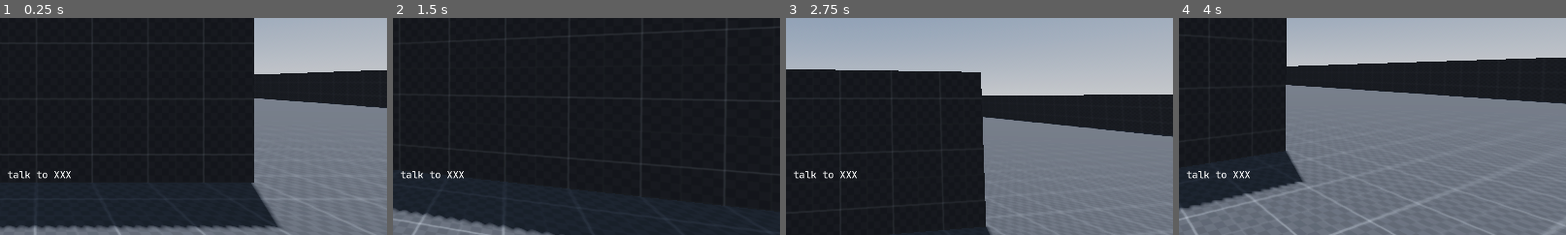
Above: before the commit, frames 1-4 (left to right).
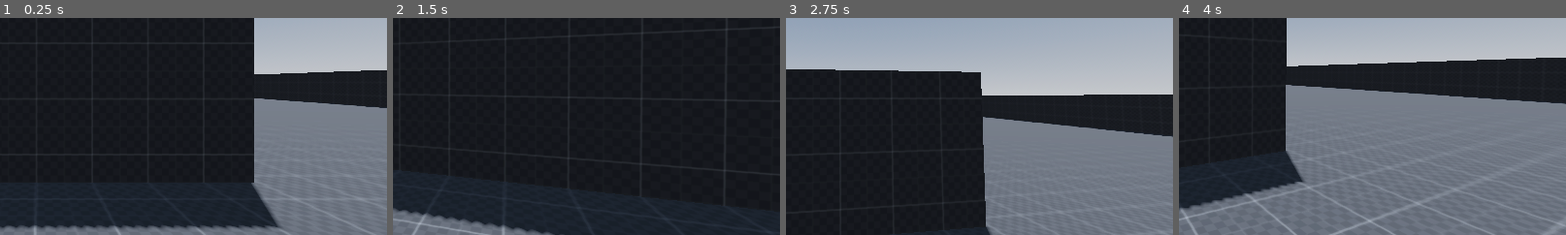
Above: after the commit, the same moments.

Repository: Zhiyi-Yang-YU/Outside-Skyline-AlphaTest
Game: Godot game, scene res://OutsideSkyline_Alpha/Scene/Level/Level_0.tscn
Two runs of this game, one before a commit and one after it. Both use one fixed random seed, a clock stepped at 60 frames per second and the inputs below.
Inputs (mouse positions are % of the whole screen's width and height, from its top left):
- Up to frame 1 (0.25 s): no input
- Up to frame 2 (1.5 s): move the mouse to (55, 50) at 0.52 s; tap Enter at 1.25 s; move the mouse to (45, 50) at 1.27 s
- Up to frame 3 (2.75 s): tap Space at 2 s; move the mouse to (52, 48) at 2.02 s
- Up to frame 4 (4 s): move the mouse to (49, 52) at 2.77 s; tap Enter at 3.5 s; move the mouse to (57, 51) at 3.52 s
The pictures show only the part of the screen within x 45-95%, y 35-85%; the shares and areas given below are measured in that part.

The runs differ from the first frame. In frame 1, 0.2% of the frame differs, in the area x 2-19%, y 70-75%; in frame 2, 0.2%; in frame 3, 0.2%; in frame 4, 0.2%.

Commit message:
显示和NPC交互（还不能交互只显示）

Diff:
--- a/OutsideSkyline_Alpha/Scene/Level/Level_0.tscn
+++ b/OutsideSkyline_Alpha/Scene/Level/Level_0.tscn
@@ -12,11 +12,11 @@
 
 [sub_resource type="LabelSettings" id="LabelSettings_2r3r2"]
 font = ExtResource("6_d8lwe")
-font_size = 40
+font_size = 72
 
 [sub_resource type="LabelSettings" id="LabelSettings_d2lrq"]
 font = ExtResource("7_rodwu")
-font_size = 24
+font_size = 60
 
 [sub_resource type="ProceduralSkyMaterial" id="ProceduralSkyMaterial_jnkxl"]
 sky_horizon_color = Color(0.64625, 0.65575, 0.67075, 1)
@@ -45,7 +45,7 @@
 [node name="Player" parent="." instance=ExtResource("5_gsoxp")]
 transform = Transform3D(1, 0, 0, 0, 1, 0, 0, 0, 1, 0, 0, 20)
 
-[node name="UI" type="Node3D" parent="."]
+[node name="UI" type="Node3D" parent="." groups=["UI"]]
 script = ExtResource("5_p43ex")
 
 [node name="Control_Game" type="Control" parent="UI"]
@@ -140,7 +140,6 @@
 vertical_alignment = 1
 
 [node name="GameOption" type="VBoxContainer" parent="UI/Control_Game"]
-visible = false
 layout_mode = 1
 anchors_preset = 8
 anchor_left = 0.5
@@ -180,7 +179,7 @@
 grow_vertical = 2
 mouse_filter = 2
 
-[node name="HBoxContainer" type="HBoxContainer" parent="UI/Control_GamePlayUI"]
+[node name="InteractTargetInfo" type="HBoxContainer" parent="UI/Control_GamePlayUI"]
 layout_mode = 1
 anchors_preset = 8
 anchor_left = 0.5
@@ -195,7 +194,7 @@
 grow_vertical = 2
 alignment = 1
 
-[node name="Label" type="Label" parent="UI/Control_GamePlayUI/HBoxContainer"]
+[node name="InteractTargetInfoLabel" type="Label" parent="UI/Control_GamePlayUI/InteractTargetInfo"]
 layout_mode = 2
 text = "talk to XXX"
 label_settings = SubResource("LabelSettings_d2lrq")
--- a/OutsideSkyline_Alpha/Script/NPC.gd
+++ b/OutsideSkyline_Alpha/Script/NPC.gd
@@ -4,7 +4,8 @@
 var canInteractNow: bool = false
 
 @export var npcName: String = "default NPC Name"
-@export var npcInteractInfo: Label
+var ui: Node3D
+var ui_npcInteractInfo: Label
 var canInteractLabel: String = "Press 'E' to interact with XXX"
 var canNOTInteractLabel: String = "cannot talk to XXX"
 
@@ -17,6 +18,7 @@
 
 func _ready() -> void:
 	_findPlayer()
+	_findUI()
 
 
 func _process(delta: float) -> void:
@@ -33,7 +35,20 @@
 		player = playersArray[0] as CharacterBody3D
 		playerCamera = player.get_node("VisualNode/Head/Camera3D") as Camera3D
 	else:
-		print("NPC.gd Error1: Player NOT found")
+#		print("NPC.gd ERROR1: Player NOT found")
+		SystemHQ.quitGame()
+
+
+func _findUI() -> void:
+	var UIArray = get_tree().get_nodes_in_group("UI")
+	if UIArray.size() > 0:
+		ui = UIArray[0] as Node3D
+		ui_npcInteractInfo = ui.get_node(
+			"Control_GamePlayUI/InteractTargetInfo/InteractTargetInfoLabel"
+			) as Label
+		print("NPC.gd: UI found")
+	else:
+#		print("NPC.gd ERROR2: UI NOT found")
 		SystemHQ.quitGame()
 
 
@@ -49,11 +64,21 @@
 	canNOTInteractLabel = "cannot talk to " + npcName
 
 
-func _on_can_interact_area_body_entered(playerNode: CharacterBody3D) -> void:
-	if playerNode.is_in_group("Player"):
-		print("NPC.gd MESSAGE: Player entered canInteractArea")
+func _on_can_interact_area_body_entered(playerNode: Node3D) -> void:
+	if not playerNode.is_in_group("Player"):
+		ui_npcInteractInfo.visible = false
+		canInteractNow = false
+	else:
+		ui_npcInteractInfo.visible = true
+		ui_npcInteractInfo.text = canInteractLabel
+		canInteractNow = true
 
 
-func _on_can_interact_area_body_exited(playerNode: CharacterBody3D) -> void:
-	if playerNode.is_in_group("Player"):
-		print("NPC.gd MESSAGE: Player exited canInteractArea")
+func _on_can_interact_area_body_exited(playerNode: Node3D) -> void:
+	if not playerNode.is_in_group("Player"):
+		ui_npcInteractInfo.visible = false
+		canInteractNow = false
+	else:
+		ui_npcInteractInfo.visible = false
+		ui_npcInteractInfo.text = canNOTInteractLabel
+		canInteractNow = false
